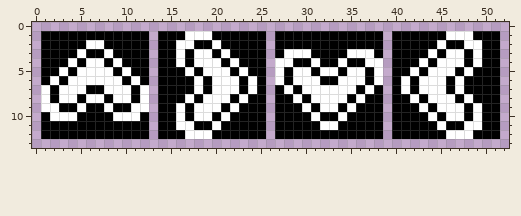
Pixel-art sprite, stored at resources/interface.png. The picture above is the old version.
The file is 53x14 pixels.
After the commit:
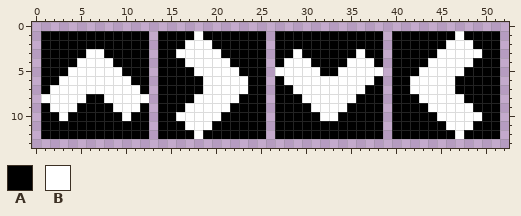
Palette (. is transparent): A #000000  B #ffffff
Difference:
The author changed colour B to colour A in row 1 at x 17, 19, 46 and 48; in row 2 at x 6 to 7, 16, 20, 45 and 49; in row 3 at x 5, 8, 21, 28, 30, 35, 37 and 44; in row 4 at x 4, 9, 16, 22, 27, 31, 34, 38, 43 and 49; in row 5 at x 3, 10, 17, 23, 32 to 33, 42 and 48; in row 6 at x 2, 11, 18, 24, 27, 38, 41 and 47.
The author changed colour B to colour A in row 7 at x 1, 12, 18, 24, 28, 37, 41 and 47; in row 8 at x 6 to 7, 17, 23, 29, 36, 42 and 48; in row 9 at x 1, 5, 8, 12, 16, 22, 30, 35, 43 and 49; in row 10 at x 2, 4, 9, 11, 21, 31, 34 and 44; in row 11 at x 16, 20, 32 to 33, 45 and 49; in row 12 at x 17, 19, 46 and 48.
The author changed colour A to colour B in row 2 at x 18 to 19 and 46 to 47; in row 3 at x 6 to 7, 17, 20, 45 and 48; in row 4 at x 5, 8, 17, 21, 29 to 30, 35 to 36, 44 and 48; in row 5 at x 4, 9, 18, 22, 28, 31, 34, 37, 43 and 47; in row 6 at x 3, 10, 19, 23, 28, 32 to 33, 37, 42 and 46; in row 7 at x 2, 6 to 7, 11, 19, 23, 29, 36, 42 and 46.
The author changed colour A to colour B in row 8 at x 2, 5, 8, 11, 18, 22, 30, 35, 43 and 47; in row 9 at x 3 to 4, 9 to 10, 17, 21, 31, 34, 44 and 48; in row 10 at x 17, 20, 32 to 33, 45 and 48; in row 11 at x 18 to 19 and 46 to 47.
Pixel boxes of the changes (left, top, right, bottom) in both pictures:
changed: (41, 31, 482, 139)
